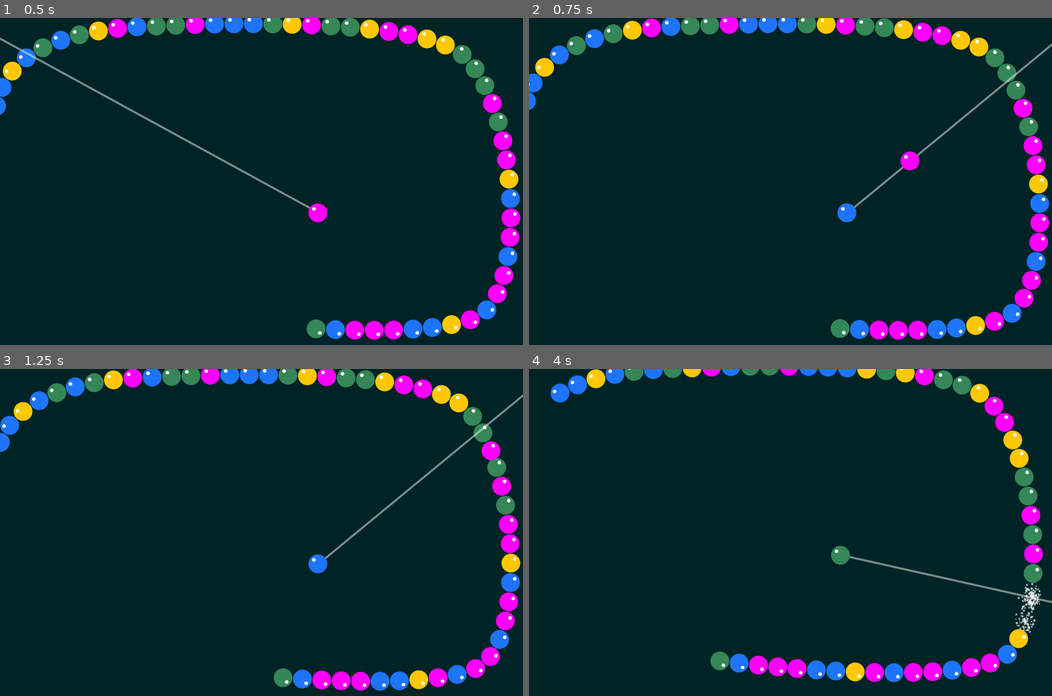
Above: before the commit, frames 1-4 (two rows, left to right).
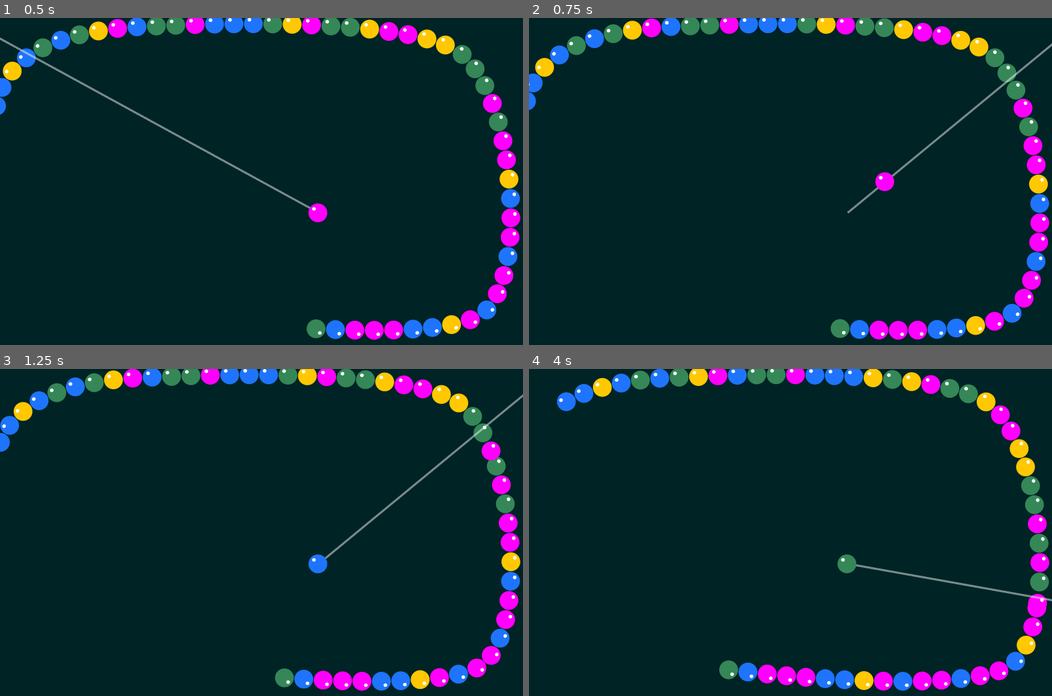
Above: after the commit, the same moments.

Repository: damnjan/zuma-godot
Game: Godot game, scene res://Main.tscn
Two runs of this game, one before a commit and one after it. Both use one fixed random seed, a clock stepped at 60 frames per second and the inputs below.
Inputs (mouse positions are in pixels of both pictures, inside the frame that each line leads up to):
- Up to frame 1 (0.5 s): no input
- Up to frame 2 (0.75 s): move the mouse to (905, 165) at 0.52 s; click (905, 165) at 0.67 s
- Up to frame 3 (1.25 s): no input
- Up to frame 4 (4 s): move the mouse to (685, 548) at 1.27 s; click (685, 548) at 1.42 s; move the mouse to (842, 460) at 2.02 s; click (842, 460) at 2.17 s; move the mouse to (764, 597) at 2.77 s; click (764, 597) at 2.92 s; move the mouse to (947, 581) at 3.52 s; click (947, 581) at 3.67 s

Frame 1 is identical in both runs. In frame 2, 0.5% of the frame differs, in the area x 58-75%, y 40-63%; in frame 3, 1.1%; in frame 4, 11%, in the area x 4-100%, y 0-99%.

Commit message:
reduce shooting speed, add delay for spawning new ball

Diff:
--- a/Globals.gd
+++ b/Globals.gd
@@ -6,7 +6,7 @@
 
 const BACKWARDS_SPEED := 1500.0
 
-const SHOOTING_SPEED = 100.0
+const SHOOTING_SPEED = 60.0
 
 const MIN_CONSECUTIVE_MATCH = 3
 
--- a/ball_spawner.gd
+++ b/ball_spawner.gd
@@ -23,7 +23,7 @@
 	if event is InputEventMouseButton:
 		if event.button_index == MOUSE_BUTTON_LEFT and event.pressed:
 			shooting_ball.shoot(shooting_direction)
-			spawn_shooting_ball()
+			GlobalTimer.create_async(spawn_shooting_ball, 0.1)
 
 func spawn_shooting_ball():
 	shooting_ball = ShootingBallScene.instantiate()
